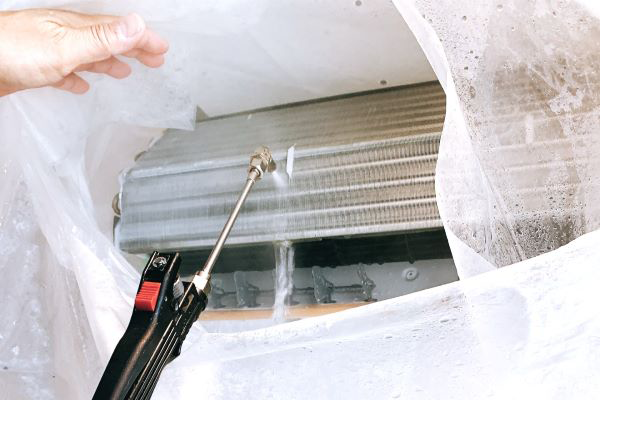
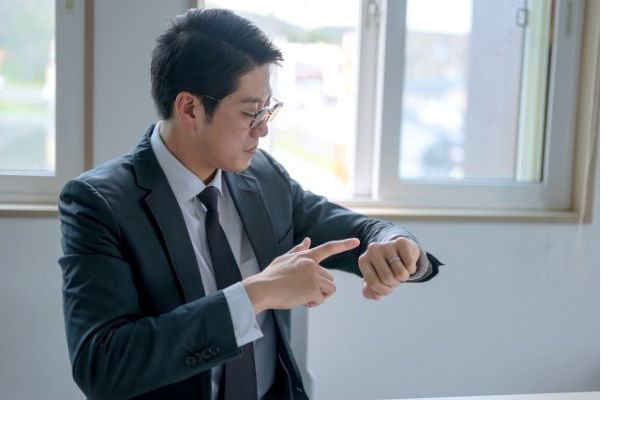
Layers edited between the first and the second 634×422 image:
hid "22021217_m" over [0,0,600,400]
added layer "merit-3" (1st of 2) above "円グラフ" over [0,0,600,400]
added layer "円グラフ" above "merit-2" over [0,0,600,400]
added layer "merit-2" above "merit-1" over [0,0,600,400]
added layer "merit-1" above "merit-3" over [0,0,600,400]
